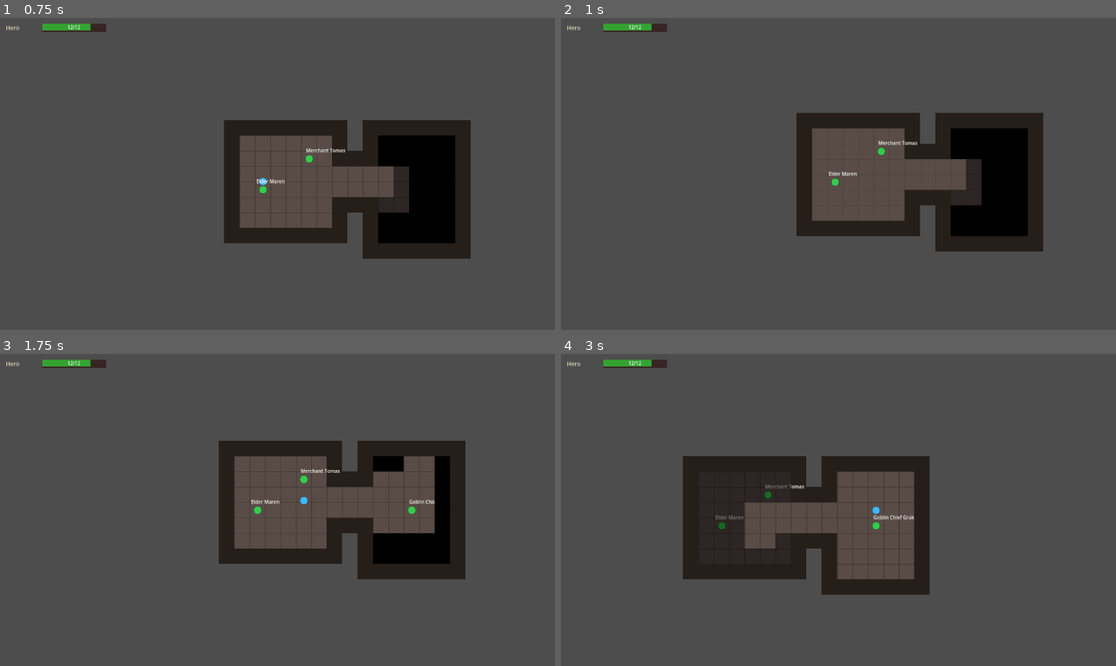
Above: before the commit, frames 1-4 (two rows, left to right).
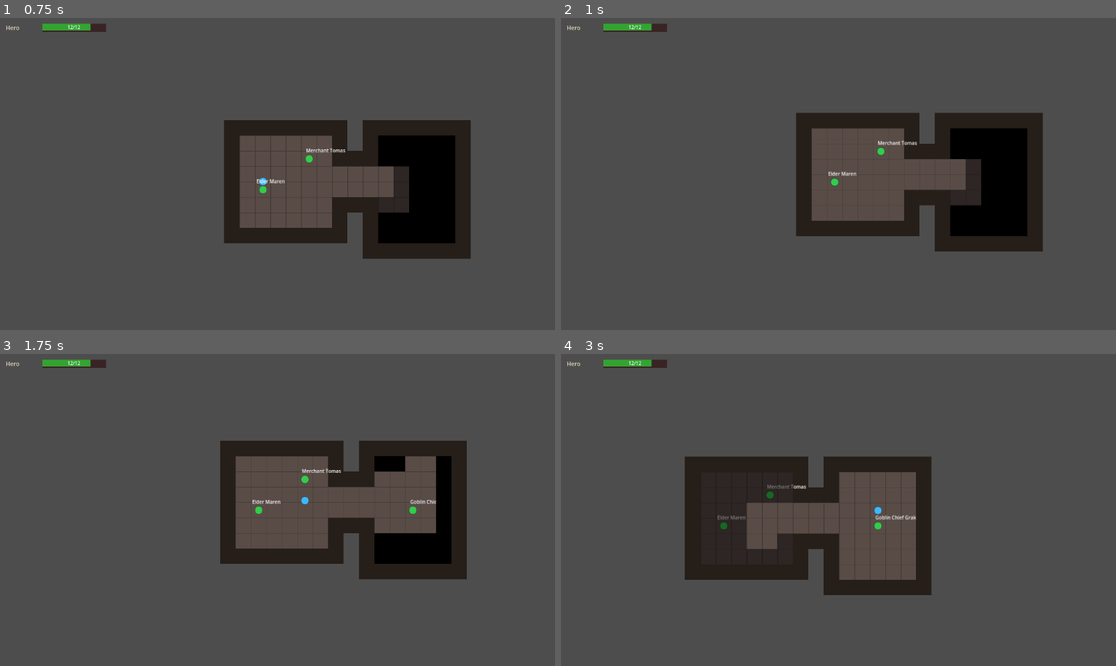
Above: after the commit, the same moments.

Repository: blaze-sanecki/5e-compatible
Game: Godot game, scene res://maps/dungeons/test_dialogue.tscn
The game is run twice, just before and just after one commit, with the same random seed, the same clock (stepped at 60 frames per second) and the same inputs. This scene is started directly instead of the project's main scene.
Inputs (mouse positions are in pixels of both pictures, inside the frame that each line leads up to):
- Up to frame 1 (0.75 s): tap Enter at 0.5 s; drag from (260, 189) to (416, 189) at 0.52 s
- Up to frame 2 (1 s): no input
- Up to frame 3 (1.75 s): drag from (321, 478) to (432, 510) at 1.27 s
- Up to frame 4 (3 s): move the mouse to (949, 519) at 2.02 s; hold D 2.03-2.75 s; tap H at 2.1 s; click (949, 519) at 2.17 s; drag from (810, 572) to (799, 494) at 2.77 s

Frame 1 is identical in both runs. In frame 2, 0.3% of the frame differs, in the area x 42-85%, y 30-75%; in frame 3, 0.9%; in frame 4, 1.2%, in the area x 21-67%, y 32-78%.

Commit message:
Fix camera not snapping to player position after save load
Root cause: all Camera2D nodes have position_smoothing_enabled, so
setting camera.position directly still interpolates over time.

- Split SaveManager transition to restore state before fade-in
- Add snap_camera() to both map controllers with reset_smoothing()
- Track _camera_tween to kill stale tweens before snapping
- Remove redundant _update_camera() from restore_save_state()

Co-Authored-By: Claude Opus 4.6 <noreply@anthropic.com>

Diff:
--- a/autoloads/save_manager.gd
+++ b/autoloads/save_manager.gd
@@ -203,18 +203,25 @@
 # ---------------------------------------------------------------------------
 
 func _load_map_and_restore(map_path: String, exploration_data: Dictionary) -> void:
-	TransitionManager.transition_to(map_path, &"default", "fade")
-	await _wait_for_transition()
-
-	await get_tree().process_frame
+	# Manually control the transition so we can restore positions while the
+	# screen is still black (before fade-in), preventing the visible snap.
+	TransitionManager.is_transitioning = true
+	await TransitionManager._fade_out()
+	await TransitionManager._load_and_spawn(map_path)
+
+	# Restore positions, fog, and interactable state.
 	var new_scene: Node = get_tree().current_scene
 	if new_scene and new_scene.has_method("restore_save_state"):
 		new_scene.restore_save_state(exploration_data)
 
-
-func _wait_for_transition() -> void:
-	while TransitionManager.is_transitioning:
-		await get_tree().process_frame
+	# Wait a frame so token transforms fully settle, then force-snap the
+	# camera before the fade reveals the scene.
+	await get_tree().process_frame
+	if new_scene and new_scene.has_method("snap_camera"):
+		new_scene.snap_camera()
+
+	await TransitionManager._fade_in()
+	TransitionManager.is_transitioning = false
 
 
 # ---------------------------------------------------------------------------
--- a/systems/exploration/grid_dungeon_controller.gd
+++ b/systems/exploration/grid_dungeon_controller.gd
@@ -20,6 +20,7 @@
 var wall_layer: TileMapLayer
 var fog_layer: TileMapLayer
 var camera: Camera2D
+var _camera_tween: Tween
 
 ## Sub-systems.
 var pathfinder: GridPathfinding
@@ -243,12 +244,24 @@
 # Camera
 # ---------------------------------------------------------------------------
 
+## Kill any camera tween and snap to the active token instantly.
+func snap_camera() -> void:
+	if _camera_tween and _camera_tween.is_valid():
+		_camera_tween.kill()
+	var active_token: CharacterToken = token_manager.get_active_token()
+	if active_token and camera:
+		camera.position = active_token.position
+		camera.reset_smoothing()
+
+
 func _update_camera() -> void:
 	var active_token: CharacterToken = token_manager.get_active_token()
 	if active_token == null or camera == null:
 		return
-	var tween: Tween = create_tween()
-	tween.tween_property(camera, "position", active_token.position, 0.2).set_ease(Tween.EASE_OUT)
+	if _camera_tween and _camera_tween.is_valid():
+		_camera_tween.kill()
+	_camera_tween = create_tween()
+	_camera_tween.tween_property(camera, "position", active_token.position, 0.2).set_ease(Tween.EASE_OUT)
 
 
 # ---------------------------------------------------------------------------
@@ -412,4 +425,3 @@
 				child.triggered = trigger_states[child.name]
 
 	_update_fog()
-	_update_camera()
--- a/systems/exploration/hex_overworld_controller.gd
+++ b/systems/exploration/hex_overworld_controller.gd
@@ -26,6 +26,7 @@
 var highlight_layer: TileMapLayer
 var party_token: PartyToken
 var camera: Camera2D
+var _camera_tween: Tween
 
 ## Logic state for the party on the hex overworld.
 var party_state: HexEntityState
@@ -238,11 +239,22 @@
 # Camera
 # ---------------------------------------------------------------------------
 
+## Kill any camera tween and snap to the party token instantly.
+func snap_camera() -> void:
+	if _camera_tween and _camera_tween.is_valid():
+		_camera_tween.kill()
+	if camera and party_token:
+		camera.position = party_token.position
+		camera.reset_smoothing()
+
+
 func _update_camera() -> void:
 	if camera == null:
 		return
-	var tween: Tween = create_tween()
-	tween.tween_property(camera, "position", party_token.position, 0.3).set_ease(Tween.EASE_OUT)
+	if _camera_tween and _camera_tween.is_valid():
+		_camera_tween.kill()
+	_camera_tween = create_tween()
+	_camera_tween.tween_property(camera, "position", party_token.position, 0.3).set_ease(Tween.EASE_OUT)
 
 
 # ---------------------------------------------------------------------------
@@ -306,6 +318,4 @@
 	if not fog_data.is_empty() and fog_system:
 		fog_system.load_state(fog_data)
 
-	# Update fog and camera.
 	_update_fog()
-	_update_camera()
